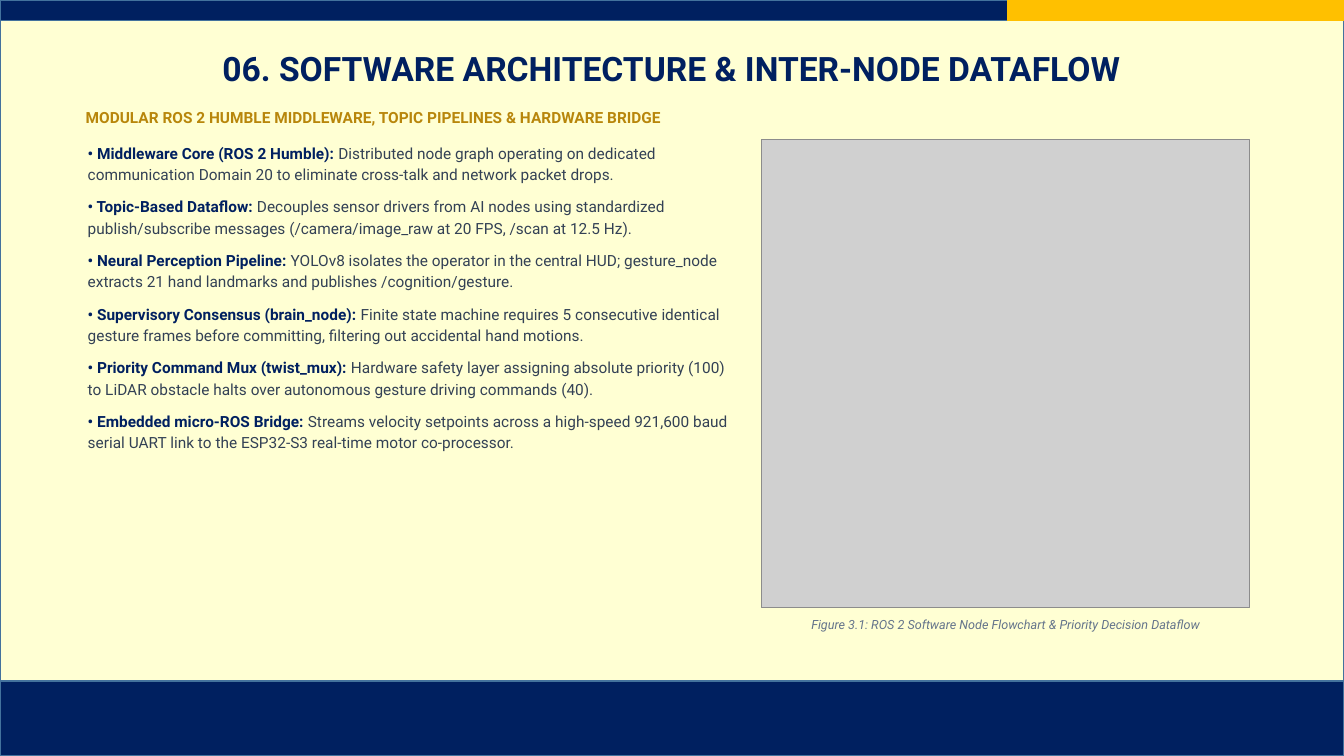
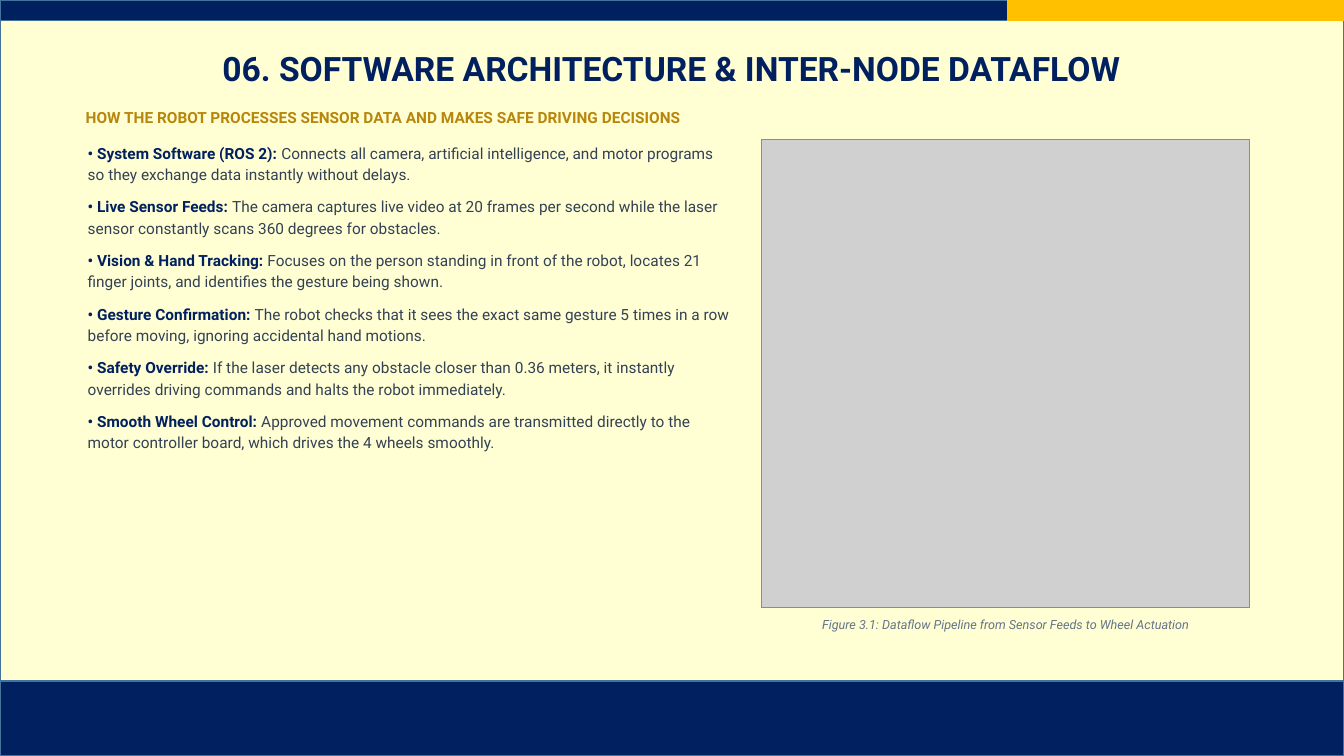
Before and after one commit to AJFACULTY/Intention-Recognition, a slide deck: slide 8 of write_up/Project Final Defense Slides_FINAL.pptx. Drawn at 1344x756 pixels with LibreOffice and Linux fonts; fonts in the diff are those of the drawing; grey boxes stand for pictures; background and template pictures are left out. Boxes give left, top, right and bottom in pixels: in the first picture for what was removed or moved away, otherwise in the second. Text is boxed around its words. In the diff, an @@ line names an element or a change of style, - is before the commit and + after.

Commit message:
fix(slides): translate Slide 8 text and flowchart into plain English without jargon

```diff
--- a/write_up/Project Final Defense Slides_FINAL.pptx
+++ b/write_up/Project Final Defense Slides_FINAL.pptx
@@ text at (86,112,680,123): text changed @@
-MODULAR ROS 2 HUMBLE MIDDLEWARE, TOPIC PIPELINES & HARDWARE BRIDGE
+HOW THE ROBOT PROCESSES SENSOR DATA AND MAKES SAFE DRIVING DECISIONS
@@ text at (88,147,729,452): text changed @@
-• Middleware Core (ROS 2 Humble): Distributed node graph operating on dedicated communication Domain 20 to eliminate cross-talk and network packet drops.
-• Topic-Based Dataflow: Decouples sensor drivers from AI nodes using standardized publish/subscribe messages (/camera/image_raw at 20 FPS, /scan at 12.5 Hz).
-• Neural Perception Pipeline: YOLOv8 isolates the operator in the central HUD; gesture_node extracts 21 hand landmarks and publishes /cognition/gesture.
-• Supervisory Consensus (brain_node): Finite state machine requires 5 consecutive identical gesture frames before committing, filtering out accidental hand motions.
-• Priority Command Mux (twist_mux): Hardware safety layer assigning absolute priority (100) to LiDAR obstacle halts over autonomous gesture driving commands (40).
-• Embedded micro-ROS Bridge: Streams velocity setpoints across a high-speed 921,600 baud serial UART link to the ESP32-S3 real-time motor co-processor.
+• System Software (ROS 2): Connects all camera, artificial intelligence, and motor programs so they exchange data instantly without delays.
+• Live Sensor Feeds: The camera captures live video at 20 frames per second while the laser sensor constantly scans 360 degrees for obstacles.
+• Vision & Hand Tracking: Focuses on the person standing in front of the robot, locates 21 finger joints, and identifies the gesture being shown.
+• Gesture Confirmation: The robot checks that it sees the exact same gesture 5 times in a row before moving, ignoring accidental hand motions.
+• Safety Override: If the laser detects any obstacle closer than 0.36 meters, it instantly overrides driving commands and halts the robot immediately.
+• Smooth Wheel Control: Approved movement commands are transmitted directly to the motor controller board, which drives the 4 wheels smoothly.
@@ text at (822,619,1188,632): text changed @@
-Figure 3.1: ROS 2 Software Node Flowchart & Priority Decision Dataflow
+Figure 3.1: Dataflow Pipeline from Sensor Feeds to Wheel Actuation
```
Also in this commit, not shown: 5 other files.
